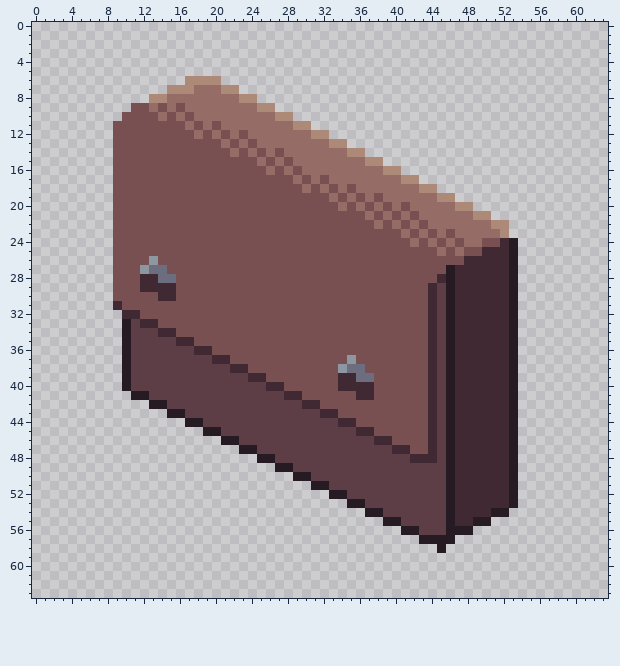
Pixel-art sprite, stored at ico.png. This is how it looked before the edit.
The file is 64x64 pixels.
Once edited:
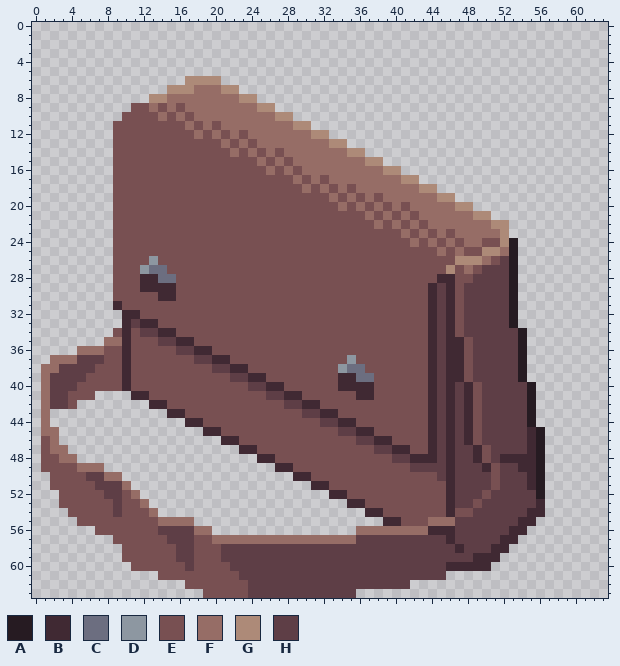
Palette (. is transparent): A #261b22  B #402933  C #6c6e80  D #8d97a1  E #785052  F #966d66  G #ad8a78  H #5e3e46
Change:
Changed rows in their new state; - is an unchanged pixel.
first column x 1:
24 ---------------------------------------------------G----
25 -------------------------------------------------GGF----
26 ----------------------------------------------GGGFEH----
27 ---------------------------------------------GEFEHHH----
28 ---------------------------------------------BEEHHHH----
29 ---------------------------------------------BEHHHHH----
30 ---------------------------------------------BEHHHHH----
31 ---------------------------------------------BEHHHHH----
32 ---------------------------------------------BEHHHHH----
33 ---------B-----------------------------------BEHHHHH----
34 --------EBE----------------------------------BEHHHHHHA--
35 -------FFBEEE--------------------------------B-EHHHHHA--
36 ----FFFEEBEEEEE------------------------------B-EHHHHHA--
37 -FFFHHHEEBEEEEEEE----------------------------B-EHHHHHA--
38 FFHHHHEEEBEEEEEEEEE--------------------------B-EHHHHHA--
39 FHHHHEEEEBEEEEEEEEEEE------------------------B-EHHHHHA--
40 FHHHEEEEEBEEEEEEEEEEEEE----------------------BH-EHHHHHA-
41 FHHEEE----BBEEEEEEEEEEEEE--------------------BH-EHHHHHA-
42 FHHE--------BBEEEEEEEEEEEEE------------------BH-EHHHHHA-
43 F-------------BBEEEEEEEEEEEEE----------------BH-EHHHHHA-
44 F---------------BBEEEEEEEEEEEEE--------------BH-EHHHHHA-
45 FF----------------BBEEEEEEEEEEEEE------------BH-EHHHHHBA
46 EF------------------BBEEEEEEEEEEEEE----------BH-EHHHHHBA
47 EFF-------------------BBEEEEEEEEEEEEE--------BHH-EHHHHBA
48 EEFF--------------------BBEEEEEEEEEEEEE------BHH-EH-BBBA
49 EEEEFFF-------------------BBEEEEEEEEEEEEE----BHHH-EHHBBA
50 -EEEEHHFF-------------------BBEEEEEEEEEEEEEE-BHHHHEHHHBA
51 -EEEEEHHHF--------------------BBEEEEEEEEEEEEEBHHHHEHHHBA
52 --EEEEEHHEF---------------------BBEEEEEEEEEEEBHHHEHHHHHA
53 --EEEEEEHEEF----------------------BBEEEEEEEEEBHHEHHHHHHB
54 ---EEEEEHEEEF-----------------------BBEEEEEEEBEEHHHHHHBB
55 ----EEEEEEEEEFFFF---------------------BBEEEFFFHHHHHHHBB-
56 ------EEEEEEEHHHHFF----------------FFFFFFFFBBBHHHHHHBB--
57 --------EEEEEEHHHEEFFFFFFFFFFFFFFFFHHHHHHHHHHBHHHHHBB---
58 ---------EEEEEEHHEEEHHHHHHHHHHHHHHHHHHHHHHHHHHBHHHBB----
59 ---------EEEEEEHHEEEHHHHHHHHHHHHHHHHHHHHHHHHHHHHBBB-----
60 ----------EEEEEEHEEEEHHHHHHHHHHHHHHHHHHHHHHHHBBBBB------
61 -------------EEEEEEEEEHHHHHHHHHHHHHHHHHHHHHHH-----------
62 ----------------EEEEEEEHHHHHHHHHHHHHHHHHH---------------
63 ------------------EEEEEHHHHHHHHHHHH---------------------
Changed places in both pictures, as pixel boxes (x1, y1, x2, y2):
changed: (41, 238, 545, 598)
